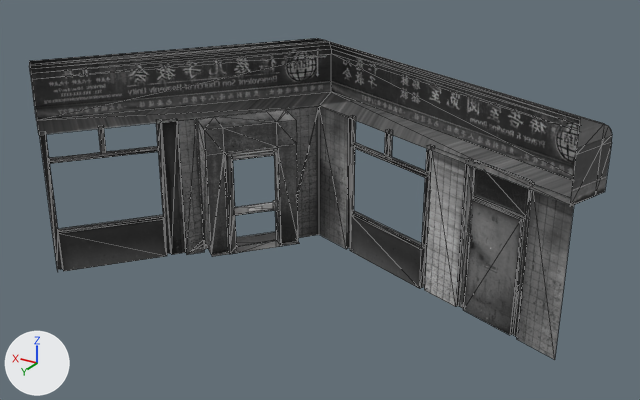
The FBX model Assets/Models/Buildings/Chinatown/chinatown_cult.fbx as it was, and as the next commit left it.
Before and after are seen from a camera (50 mm lens) standing at (15.18, 61.37, 11.27) and looking at (25.93, 43.46, 2.32). The axes (+X, +Y, +Z) are drawn at lower left. The lights are the same throughout. The older version comes first. Mesh edges are drawn as thin lines. Where no turn or scale is listed for an object, it has been applied to the vertices. Vertices at exactly the same position are counted once.

Names of what the first picture shows: 'chinatown_cult'.
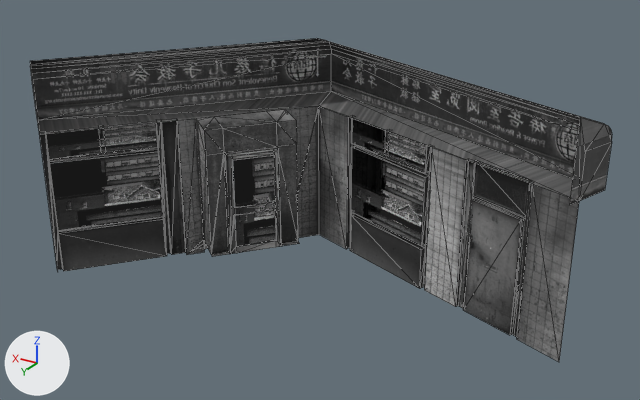
Commit message: Windows in Chinatown

Location of each change, [x1, y1, x2, y2] in pixels of the pictures (640 x 400 px):
'chinatown_cult', reshaped: before [29, 38, 612, 360]; after [30, 38, 612, 362]
'cult_windows', added: after [46, 118, 427, 247]

Diff of the bpy script that builds the scene:
```diff
--- a/Assets/Models/Buildings/Chinatown/chinatown_cult.fbx.py
+++ b/Assets/Models/Buildings/Chinatown/chinatown_cult.fbx.py
@@ img_chinatown_2_png @@
+img_chinatown_2_png = load_image('chinatown_2.png', '../../../Textures/Buildings/chinatown_2.png', 2048, 2048, 'sRGB')
@@ mat_window_glass @@
+mat_window_glass = principled_material('window_glass')
+mat_window_glass.texture = img_chinatown_2_png
+mat_window_glass.roughness = 0.0
@@ me_mesh @@
 # used by ob_chinatown_cult; location = (27.84, 41.61, 0.0)
-me_mesh.from_pydata(...)  # 229 vertices, 316 faces; spans x -8.85..5.3, y -1.94..5.19, z -0.01..5.86
+me_mesh.from_pydata(...)  # 224 vertices, 315 faces; spans x -8.85..5.29, y -1.94..5.17, z -0.01..5.86
+# me_mesh part 1
+# 15 vertices are removed from x -8.85..4.35, y -0.54..5.19, z 0.0..5.84
+# 29 faces are deleted
+# 5 vertices in x 5.01..5.3, y 4.39..4.63, z 3.95..5.55 move by (-0.01, -0.01, 0.0)
+# 3 vertices in x 4.35..5.28, y 4.41..5.19, z 5.07..5.86 move by (-0.01, -0.02, 0.0)
+# 3 vertices move from x -0.45..5.3, y -0.53..4.53, z 3.95..5.48 to x -0.45..5.28, y -0.53..4.51, z 3.95..5.48
+# 10 vertices are added at x -8.85..4.34, y -0.13..5.17, z 0.0..5.86
+# 28 new faces join them
 me_mesh.materials.append(mat_chinatown_cult)
@@ me_mesh_001 @@
+me_mesh_001.from_pydata(...)  # 20 vertices, 5 faces; spans x -7.66..1.05, y -2.91..2.16, z -2.02..1.34
+me_mesh_001.materials.append(mat_window_glass)  # picture img_chinatown_2_png
@@ ob_cult_windows @@
+ob_cult_windows = bpy.data.objects.new('cult_windows', me_mesh_001)
+ob_cult_windows.location = (31.12, 44.45, 2.63)
```
